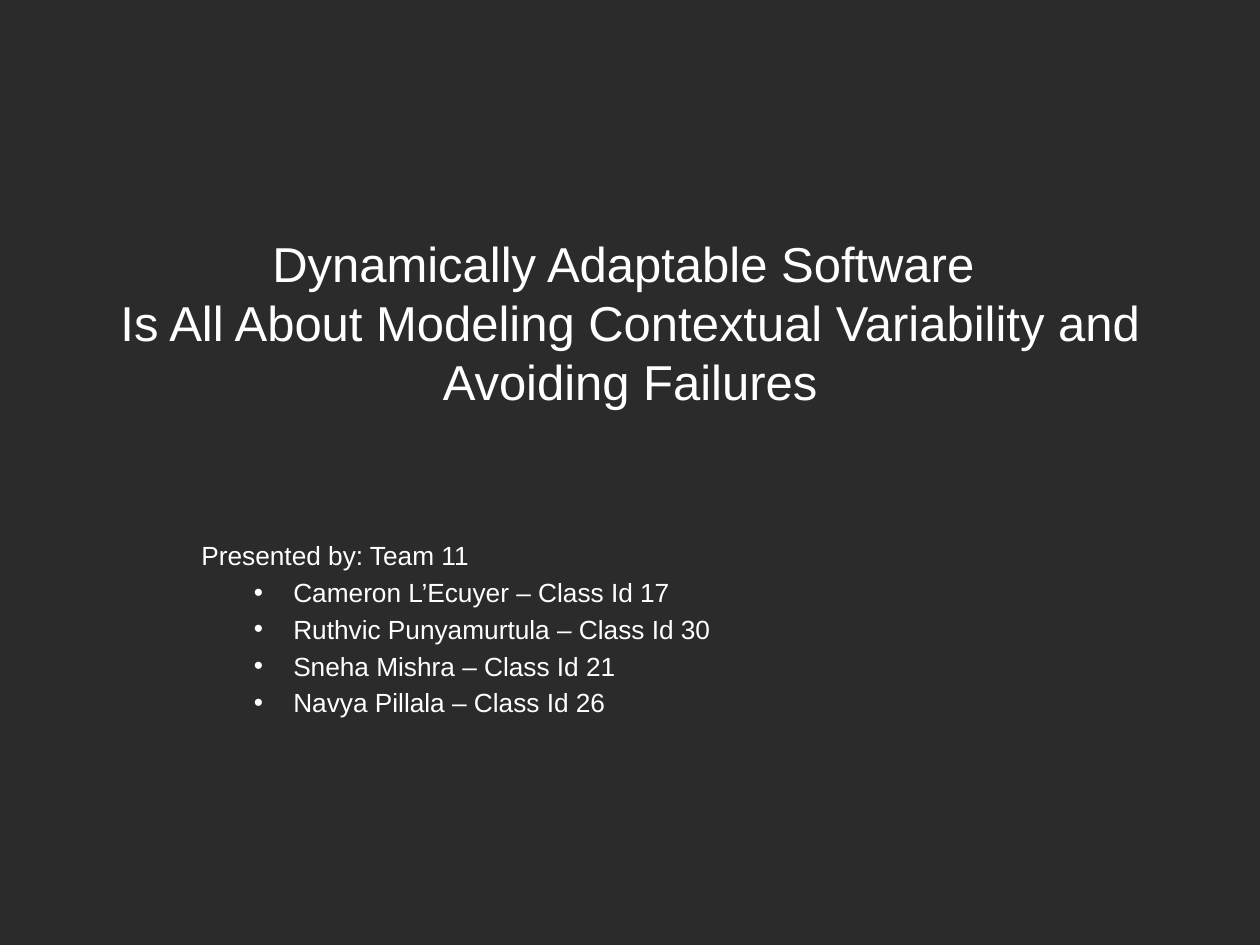
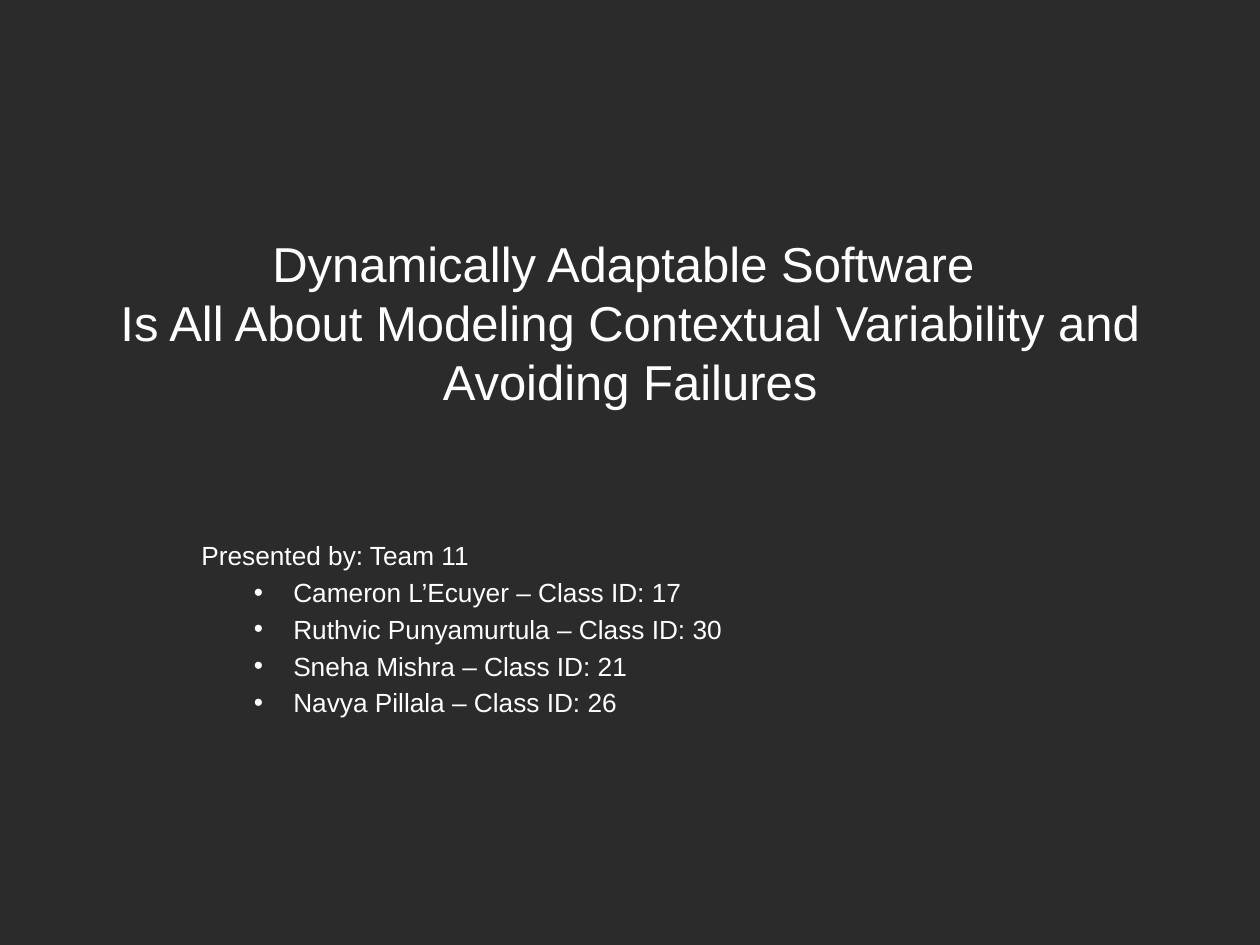
Before and after one commit to Ruthvicp/CS5551_Team_11_Project, a slide deck: slide 1 of Documentation/DAS.ppt. Drawn at 1260x945 pixels with LibreOffice and Linux fonts; fonts in the diff are those of the drawing; background and template pictures are left out; a plain dark background stands for a picture behind light text. Boxes give left, top, right and bottom in pixels: in the first picture for what was removed or moved away, otherwise in the second. Text is boxed around its words. In the diff, an @@ line names an element or a change of style, - is before the commit and + after.

Commit message:
minor spelling corrections

```diff
--- a/Documentation/DAS.ppt
+++ b/Documentation/DAS.ppt
@@ subtitle at <box>293,583,722,718</box>: text changed @@
-  • Cameron L’Ecuyer – Class Id 17
-  • Ruthvic Punyamurtula – Class Id 30
-  • Sneha Mishra – Class Id 21
-  • Navya Pillala – Class Id 26
+  • Cameron L’Ecuyer – Class ID: 17
+  • Ruthvic Punyamurtula – Class ID: 30
+  • Sneha Mishra – Class ID: 21
+  • Navya Pillala – Class ID: 26
```
Also in this commit, not shown: 3 other slides changed.
